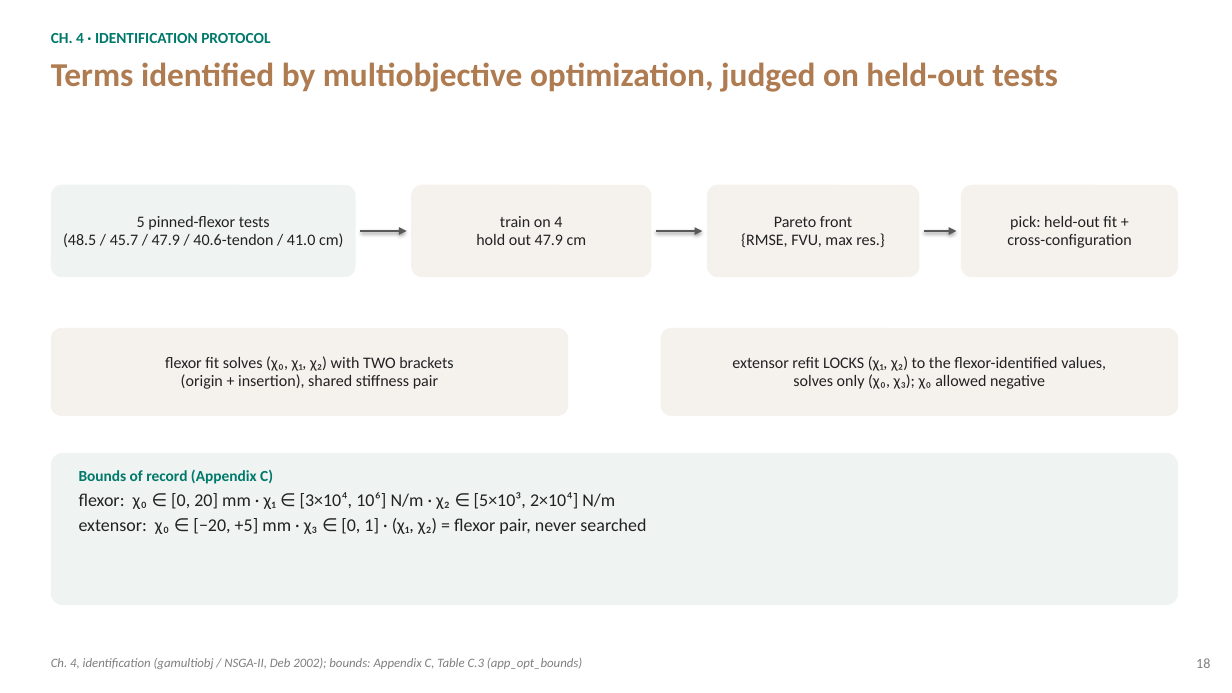
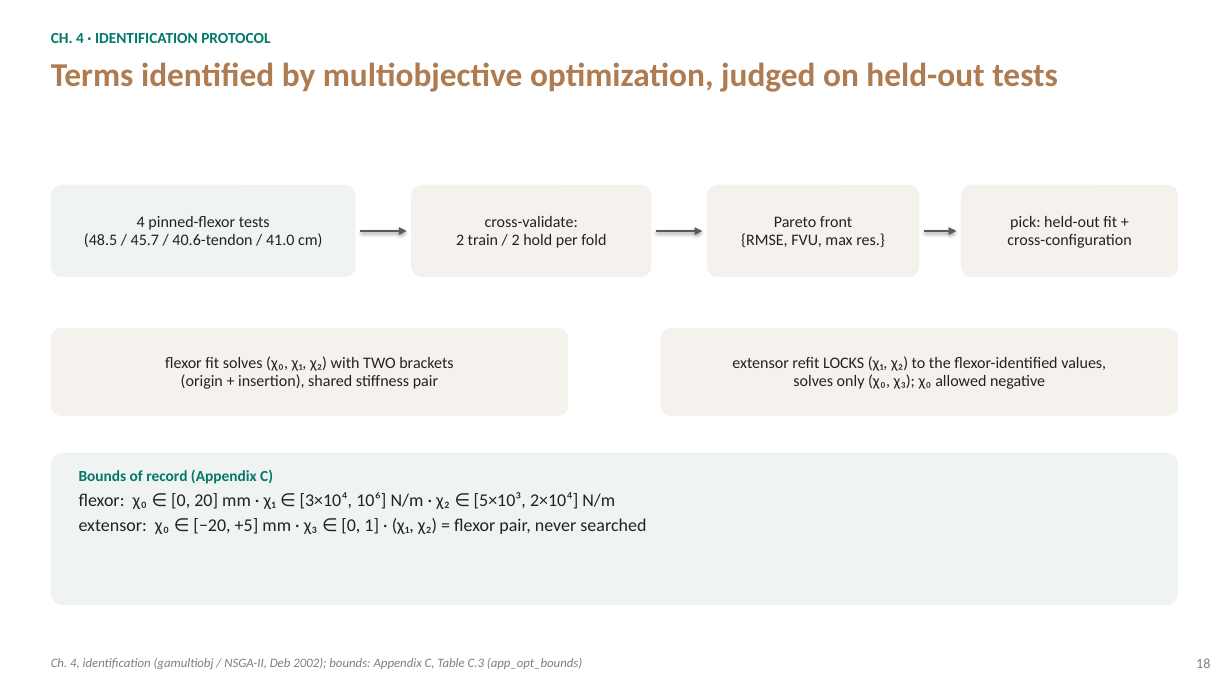
Before and after one commit to Agile-and-Adaptive-Robotics/Bipedal_Robot, a slide deck: slide 18 of Documentation/Reports and Papers/Dissertation/Defense/Bolen_Dissertation_Defense.pptx. Drawn at 1232x693 pixels with LibreOffice and Linux fonts; fonts in the diff are those of the drawing. Boxes give left, top, right and bottom in pixels: in the first picture for what was removed or moved away, otherwise in the second. Text is boxed around its words. In the diff, an @@ line names an element or a change of style, - is before the commit and + after.

```diff
--- a/Documentation/Reports and Papers/Dissertation/Defense/Bolen_Dissertation_Defense.pptx
+++ b/Documentation/Reports and Papers/Dissertation/Defense/Bolen_Dissertation_Defense.pptx
@@ text in rounded rectangle at [84, 216, 322, 247]: text changed @@
-5 pinned-flexor tests
-(48.5 / 45.7 / 47.9 / 40.6-tendon / 41.0 cm)
+4 pinned-flexor tests
+(48.5 / 45.7 / 40.6-tendon / 41.0 cm)
@@ text in rounded rectangle at [456, 216, 606, 248]: text changed @@
-train on 4
-hold out 47.9 cm
+cross-validate:
+2 train / 2 hold per fold
```
Also in this commit, not shown: 4 other slides changed, 15 other files.
